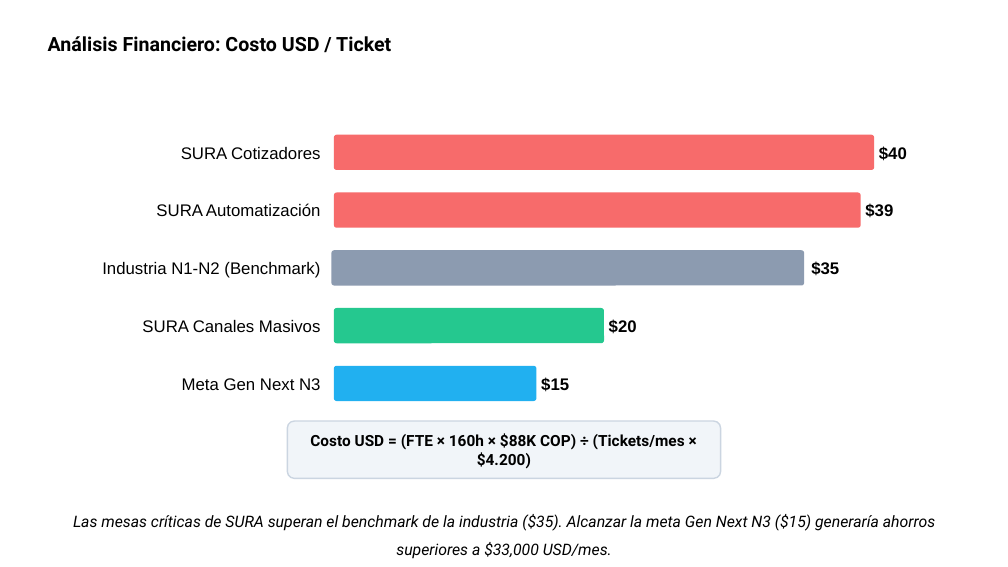
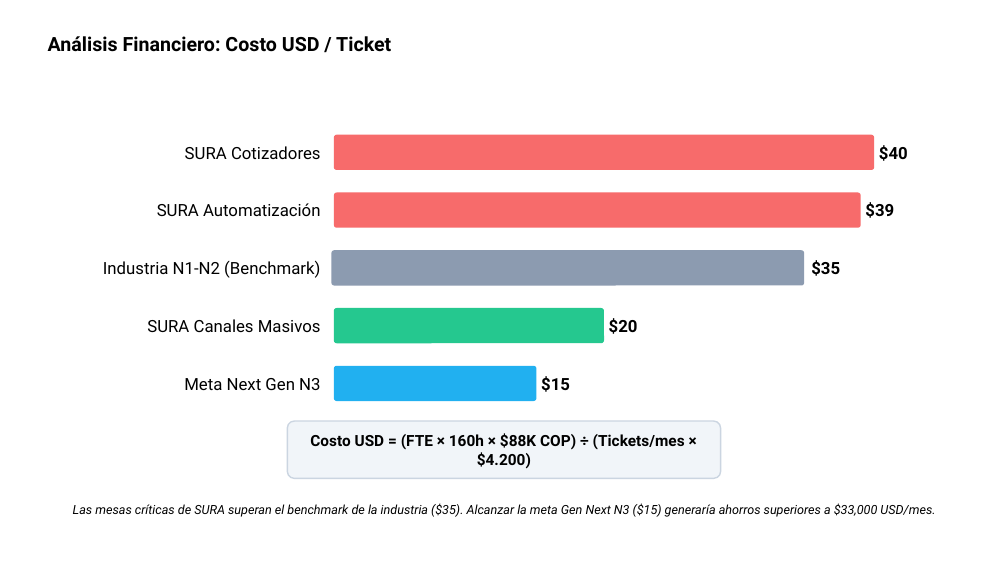
Before and after one commit to nataliazarthapersonalsoft/mesadeservicio-modernizacionaplicaciones, a slide deck: slide 24 of 02-Ingenieria/01-investigacion_operaciones/04-lecciones_aprendidas/Levantar lecciones aprendidas mesas actuales.pptx (slide 27 before the commit). Drawn at 1008x567 pixels with LibreOffice and Linux fonts; fonts in the diff are those of the drawing; background and template pictures are left out. Boxes give left, top, right and bottom in pixels: in the first picture for what was removed or moved away, otherwise in the second. Text is boxed around its words. In the diff, an @@ line names an element or a change of style, - is before the commit and + after.

```diff
--- a/02-Ingenieria/01-investigacion_operaciones/04-lecciones_aprendidas/Levantar lecciones aprendidas mesas actuales.pptx
+++ b/02-Ingenieria/01-investigacion_operaciones/04-lecciones_aprendidas/Levantar lecciones aprendidas mesas actuales.pptx
@@ font Arial to Roboto in 8 elements at (185,146,321,159), (157,203,321,216), (865,202,894,218), (103,260,320,278), (811,260,840,276), (147,319,321,332), (609,318,638,334), (541,376,570,392) @@
@@ text at (184,378,320,390): text changed; font Arial to Roboto @@
-Meta Gen Next N3
+Meta Next Gen N3
@@ text "Las mesas críticas de SURA ..." at (73,503,935,517): size 11.2 to 9 pt; line spacing 1.5 to 1 @@
```
Also in this commit, not shown: 6 other slides changed, 4 slides added, 2 slides removed, 5 other files.
